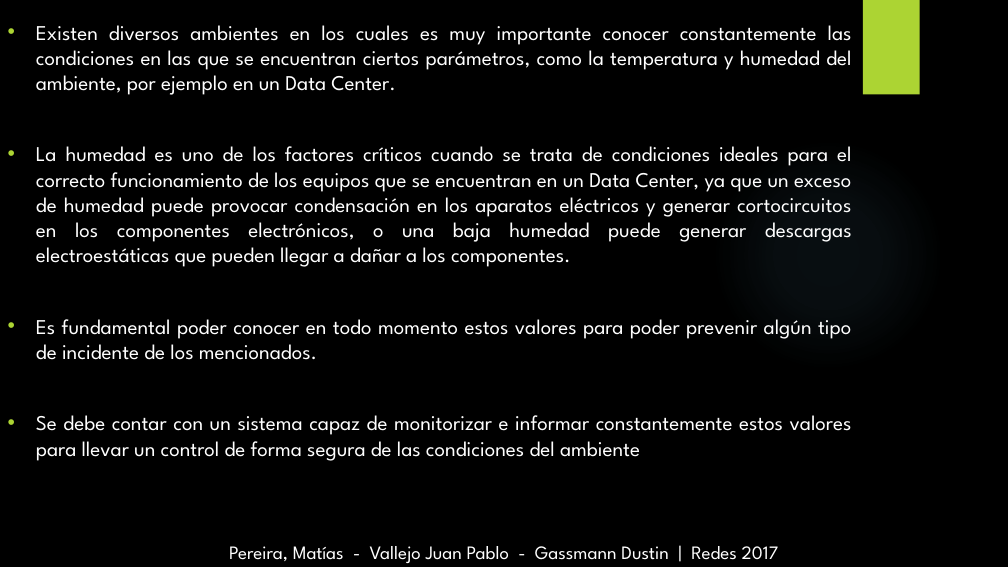
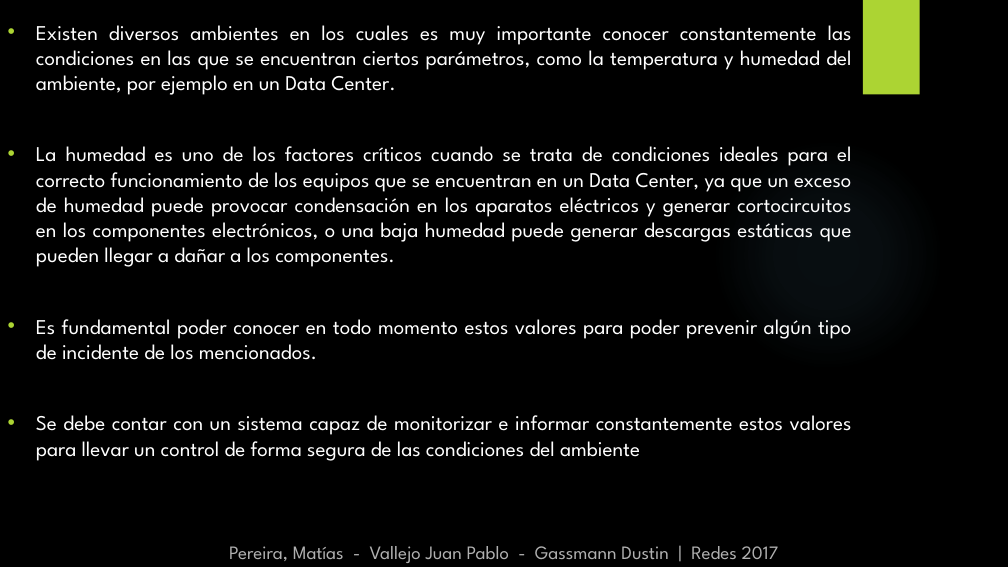
Before and after one commit to dusgab/IoT, a slide deck: slide 2 of SHACoRS.pptx. Drawn at 1008x567 pixels with LibreOffice and Linux fonts; fonts in the diff are those of the drawing; background and template pictures are left out. Boxes give left, top, right and bottom in pixels: in the first picture for what was removed or moved away, otherwise in the second. Text is boxed around its words. In the diff, an @@ line names an element or a change of style, - is before the commit and + after.

```diff
--- a/SHACoRS.pptx
+++ b/SHACoRS.pptx
@@ text at bbox=[36, 146, 852, 267]: text changed @@
-• La humedad es uno de los factores críticos cuando se trata de condiciones ideales para el correcto funcionamiento de los equipos que se encuentran en un Data Center, ya que un exceso de humedad puede provocar condensación en los aparatos eléctricos y generar cortocircuitos en los componentes electrónicos, o una baja humedad puede generar descargas electroestáticas que pueden llegar a dañar a los componentes.
+• La humedad es uno de los factores críticos cuando se trata de condiciones ideales para el correcto funcionamiento de los equipos que se encuentran en un Data Center, ya que un exceso de humedad puede provocar condensación en los aparatos eléctricos y generar cortocircuitos en los componentes electrónicos, o una baja humedad puede generar descargas estáticas que pueden llegar a dañar a los componentes.
@@ text "Pereira, Matías - Vallejo Juan ..." at bbox=[229, 546, 779, 563]: text colour #FFFFFF to #B0B0B0 @@
```
Also in this commit, not shown: 4 other slides changed, 1 slide added.
